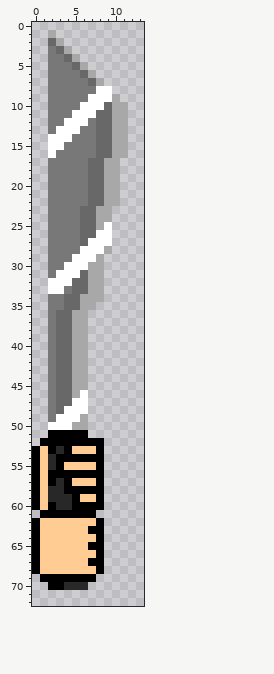
One commit to this sprite sheet: Assets/Spritesheets/Weapons/Melee/Machete/Machete_Idle.png. Above, as it was before the edit.
The file is 74x74 pixels. Shown: x 0..13, y 0..72.
Once edited:
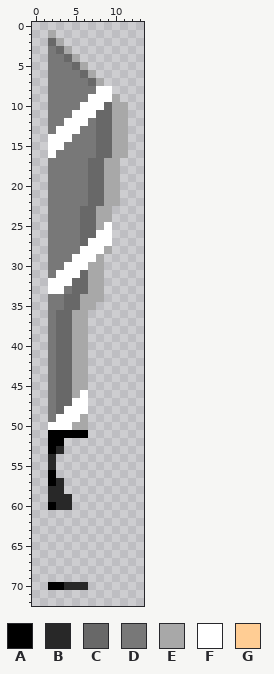
Palette (. is transparent): A #000000  B #282828  C #686868  D #787878  E #a8a8a8  F #ffffff  G #ffcd94
Diff:
{"y":52,"x":1,"old":"A","new":"."}
{"y":52,"x":4,"old":"AAAAA","new":"....."}
{"y":53,"x":0,"old":"AG","new":".."}
{"y":53,"x":4,"old":"AGGGA","new":"....."}
{"y":54,"x":0,"old":"AG","new":".."}
{"y":54,"x":3,"old":"AAAAAA","new":"......"}
{"y":55,"x":0,"old":"AG","new":".."}
{"y":55,"x":3,"old":"AGGGGA","new":"......"}
{"y":56,"x":0,"old":"AG","new":".."}
{"y":56,"x":3,"old":"AAAAAA","new":"......"}
{"y":57,"x":0,"old":"AG","new":".."}
{"y":57,"x":4,"old":"AGGGA","new":"....."}
{"y":58,"x":0,"old":"AG","new":".."}
{"y":58,"x":4,"old":"AAAAA","new":"....."}
{"y":59,"x":0,"old":"AG","new":".."}
{"y":59,"x":5,"old":"AGGA","new":"...."}
{"y":60,"x":0,"old":"AG","new":".."}
{"y":60,"x":5,"old":"AAAA","new":"...."}
{"y":61,"x":1,"old":"AAAAAAA","new":"......."}
{"y":62,"x":0,"old":"AGGGGGGGA","new":"........."}
{"y":63,"x":0,"old":"AGGGGGGAA","new":"........."}
{"y":64,"x":0,"old":"AGGGGGGGA","new":"........."}
{"y":65,"x":0,"old":"AGGGGGGAA","new":"........."}
{"y":66,"x":0,"old":"AGGGGGGGA","new":"........."}
{"y":67,"x":0,"old":"AGGGGGGAA","new":"........."}
{"y":68,"x":0,"old":"AGGGGGGGA","new":"........."}
{"y":69,"x":1,"old":"AAAAAAA","new":"......."}
